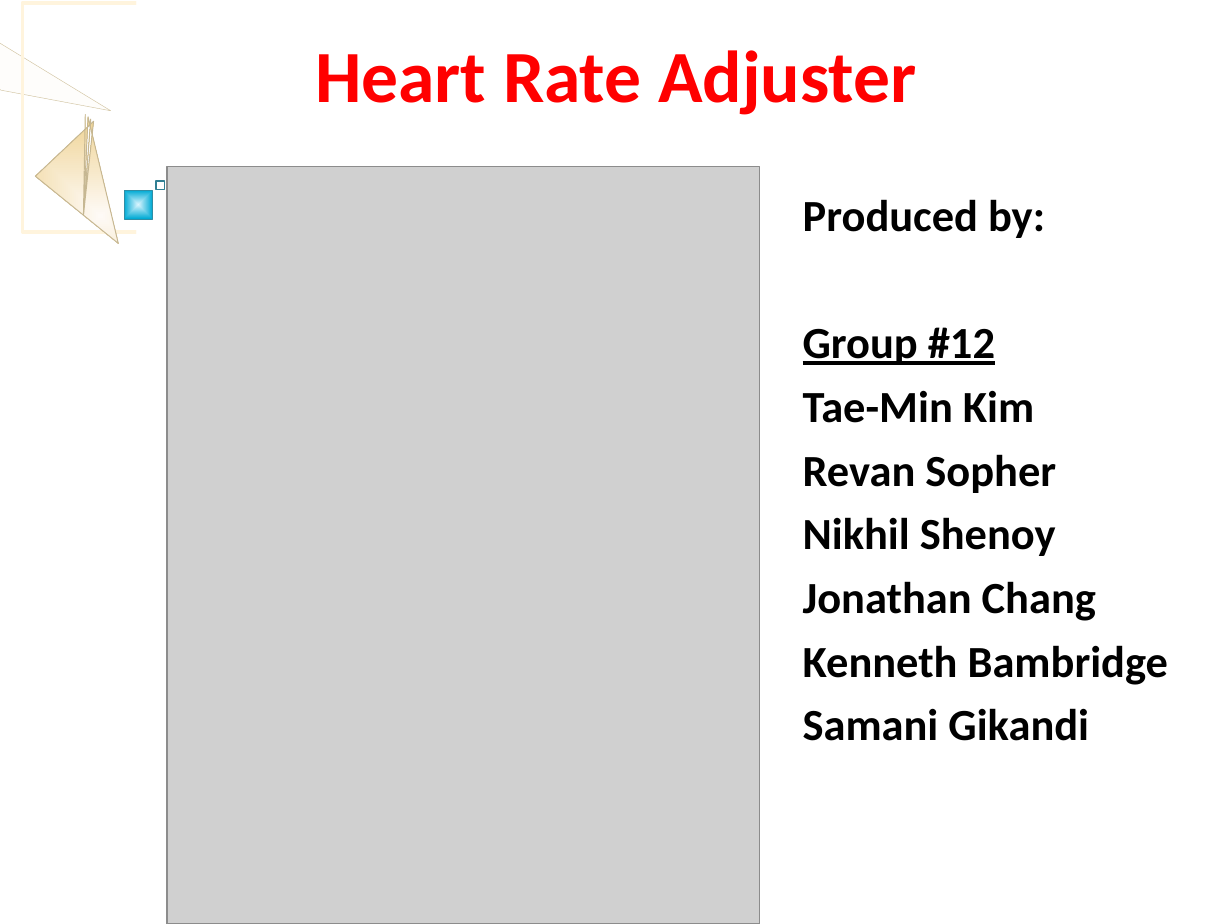
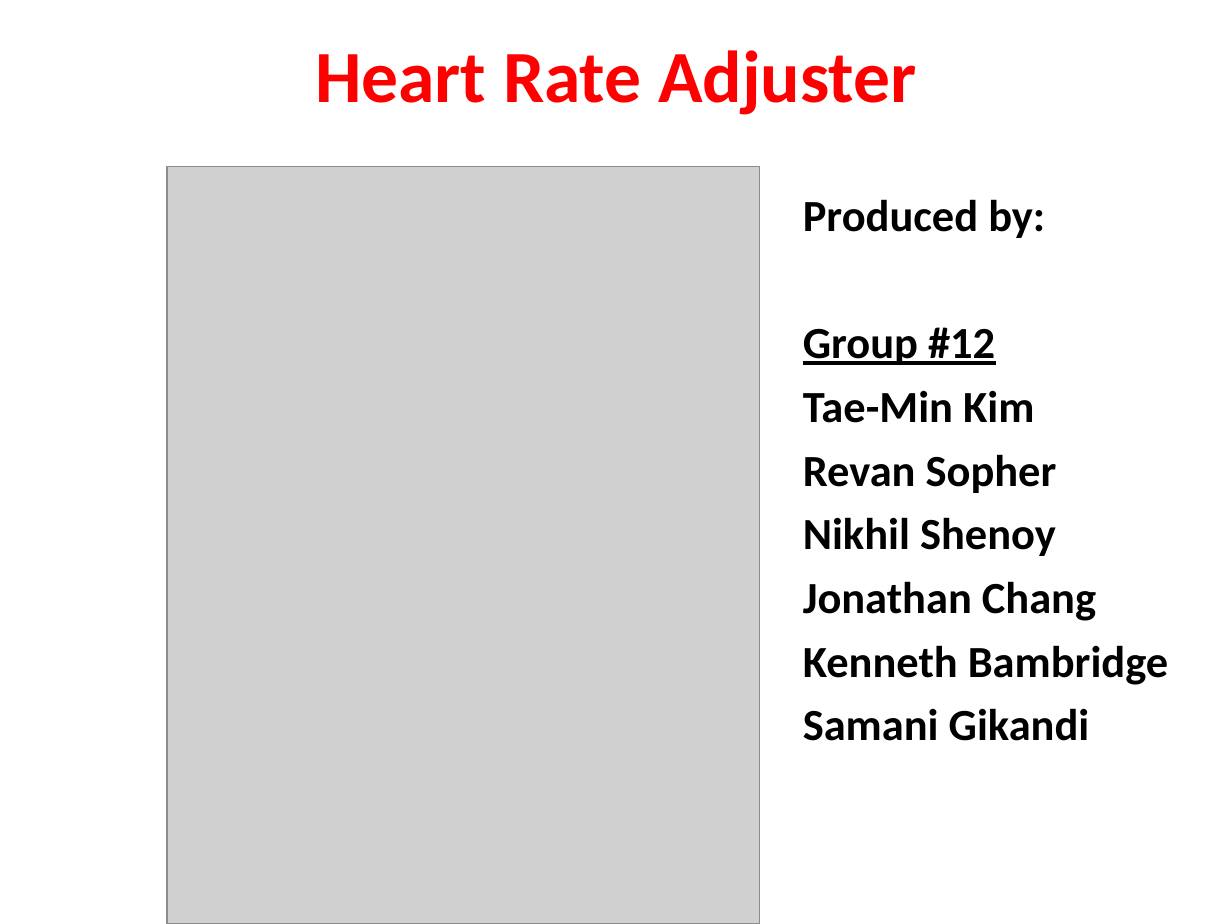
Before and after one commit to revan/HeartRateAdjuster, a slide deck: slide 1 of doc/demo2PPT.ppt. Drawn at 1232x924 pixels with LibreOffice and Linux fonts; fonts in the diff are those of the drawing; grey boxes stand for pictures; background and template pictures are left out. Boxes give left, top, right and bottom in pixels: in the first picture for what was removed or moved away, otherwise in the second. Text is boxed around its words. In the diff, an @@ line names an element or a change of style, - is before the commit and + after.

```diff
--- a/doc/demo2PPT.ppt
+++ b/doc/demo2PPT.ppt
@@ freeform shape removed at (0,0,111,111) @@
@@ rectangle removed at (22,2,251,232) @@
@@ rectangle removed at (137,0,1232,924) @@
@@ rectangle removed at (137,0,147,924) @@
@@ freeform shape removed at (0,110,206,321) @@
@@ rectangle removed at (124,191,153,219) @@
@@ rectangle removed at (156,181,165,190) @@
```
Also in this commit, not shown: 6 other slides changed, 1 slide added, 2 other files.
